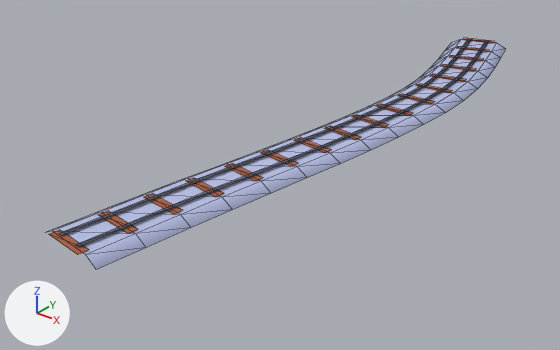
Two versions of the glTF model public/assets/toycar/set-park-rails-d.glb, one commit apart.
Both versions are drawn from a 50 mm camera at (9.03, -14.68, 7.03) aimed at (-1.55, -1.45, -1.18). The axes (+X, +Y, +Z) are drawn at lower left. The lights are the same throughout. The picture after the commit comes second. Mesh edges are drawn as thin lines.

The scene before the commit, as lines of its bpy script (objects in view):
```python
me_drape_line = bpy.data.meshes.new('drape_line')
me_drape_line.from_pydata(...)  # 204 vertices, 194 faces; spans x -1.8..1.0, y -8.1..8.1, z 0.0..0.2
me_drape_line.materials.append(mat_colormap)  # picture img_colormap_png
ob_drape_line = bpy.data.objects.new('drape_line', me_drape_line)
ob_drape_line.location = (0.0, 0.0, 0.0)
```
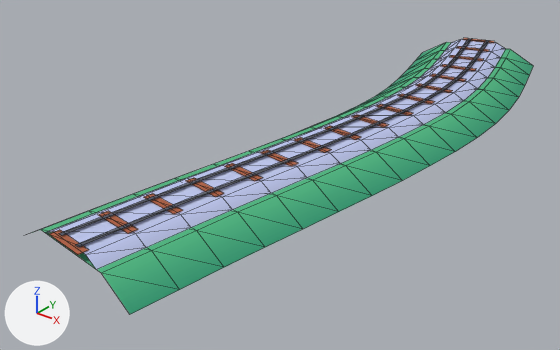
The newer file is also turned or shifted as a whole; pictures and numbers use the older file's frame.

What differs and where, as boxes (x1, y1, x2, y2) in the pictures (560 x 350 px):
'drape_turf', added (green)
    after: (32, 42, 533, 314)
part 1 of me_drape_line, surface changed
    both: (45, 39, 505, 270)

The edits, one by one:
me_drape_line has 204 vertices, 194 faces and spans x -1.8..1.0, y -8.1..8.1, z 0.0..0.2.
me_drape_line is used by ob_drape_line; location (0.0, 0.0, 0.0).
me_drape_line part 1: texture (UV) coordinates of 130 of 194 faces, centred in x -1.7..0.8, y -8.0..7.9, z 0.1..0.2, changed; they spanned u 0.47..0.84, v 0.09..0.22 and now span u 0.47..0.84, v 0.19..0.24.
Mesh me_drape_turf is new.
It has 68 vertices, 96 faces and spans x -2.7..1.9, y -8.2..8.4, z 0.0..0.4.
It uses material mat_colormap (picture img_colormap_png).
Object 'drape_turf' (ob_drape_turf) is new; it shows me_drape_turf.
Its location is (0.0, 0.0, -0.4).
